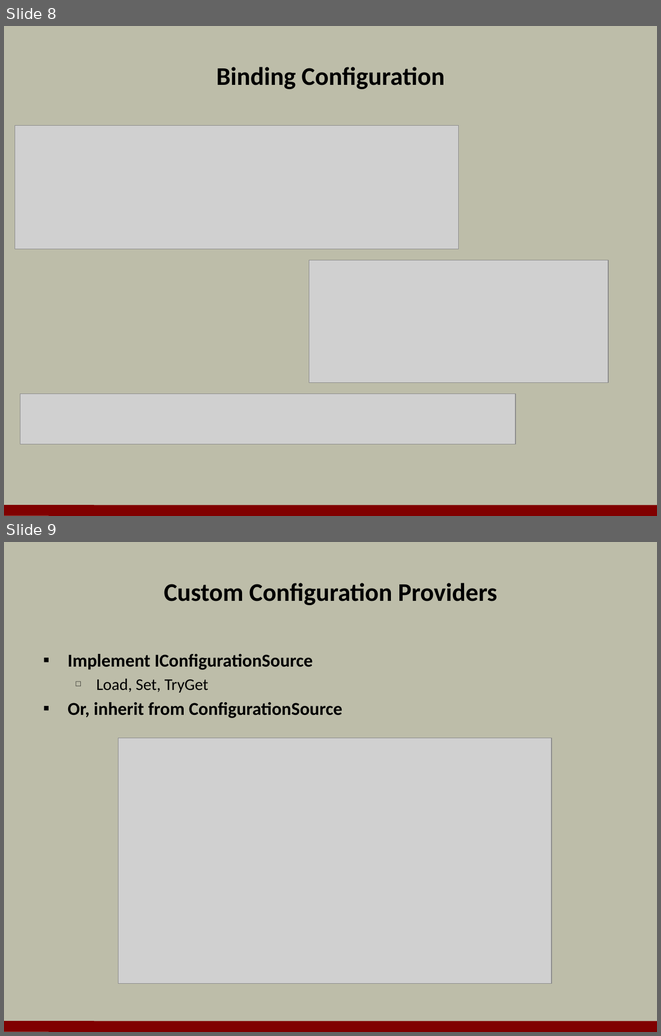
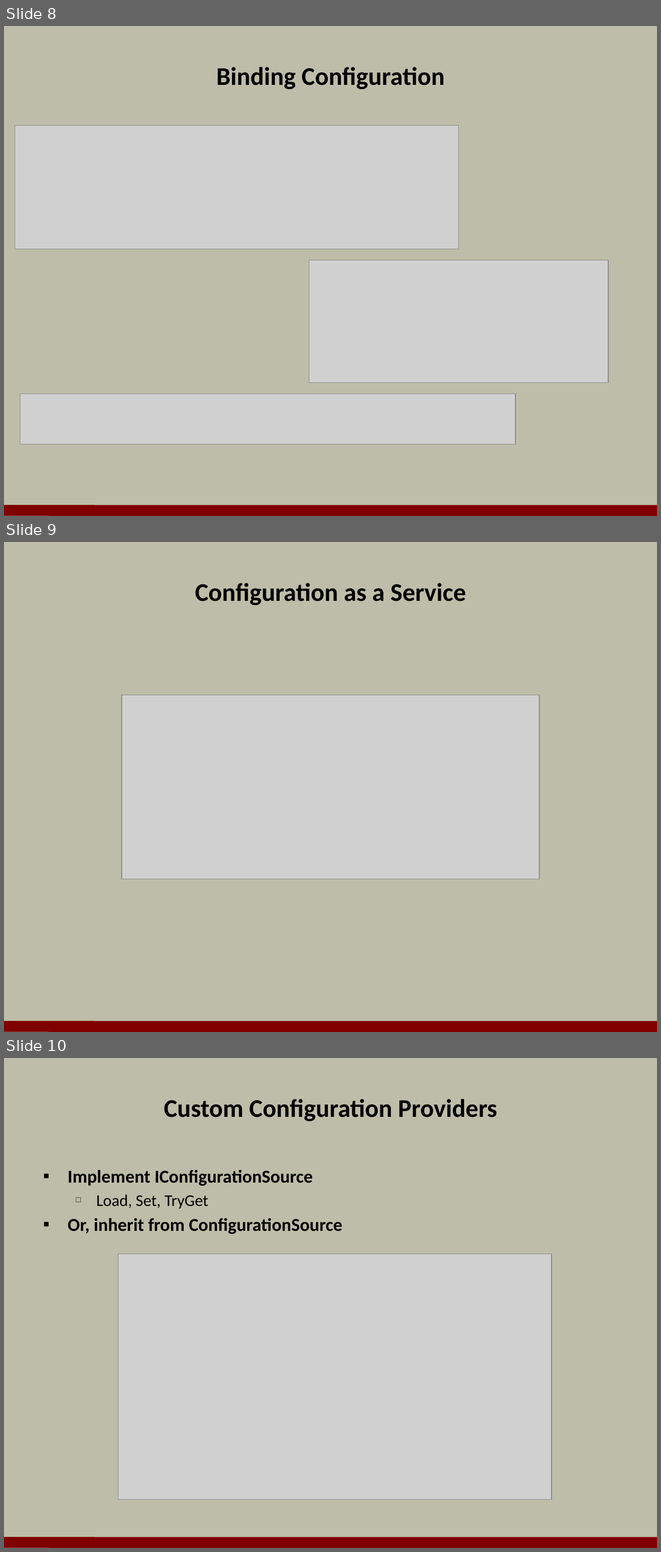
Before and after one commit to OdeToCode/classes, a slide deck: aspnetcore/slides/03_configuration.pptx. Shown one above the other, each under a label of ours: slides 8 and 9 before the commit, slides 8, 9 and 10 after it. The pictures are 661x1036 and 661x1552 pixels, drawn with LibreOffice and Linux fonts; fonts in the diff are those of the drawing; grey boxes stand for pictures; background and template pictures are left out. Boxes give left, top, right and bottom in pixels: in the first picture for what was removed or moved away, otherwise in the second. Text is boxed around its words. In the diff, an @@ line names an element or a change of style, - is before the commit and + after.

```diff
--- a/aspnetcore/slides/03_configuration.pptx
+++ b/aspnetcore/slides/03_configuration.pptx
@@ slide 9 added at box(4, 542, 657, 1032), background #BDBDA9; not listed: 1 template element that a slide beside it also shows @@
@@ title added at box(195, 583, 466, 605), 28 pt, text #000000, bold @@
+Configuration as a Service
@@ picture added at box(122, 695, 539, 878) @@
@@ what was slide 9 is now slide 10 @@
```
Also in this commit, not shown: 1 other file.
